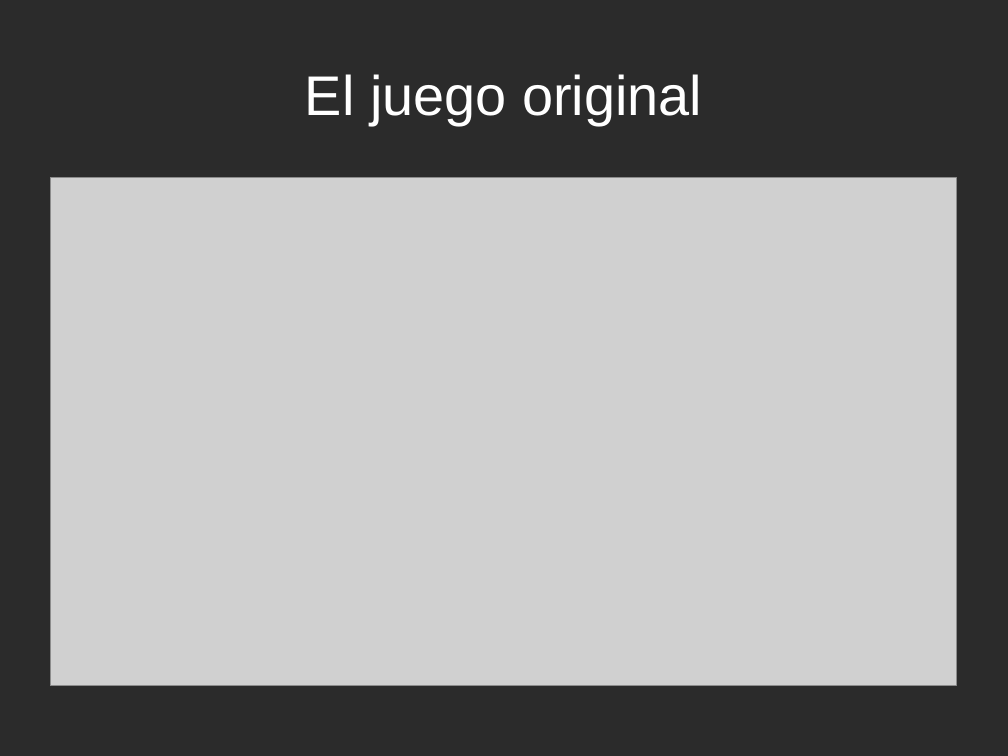
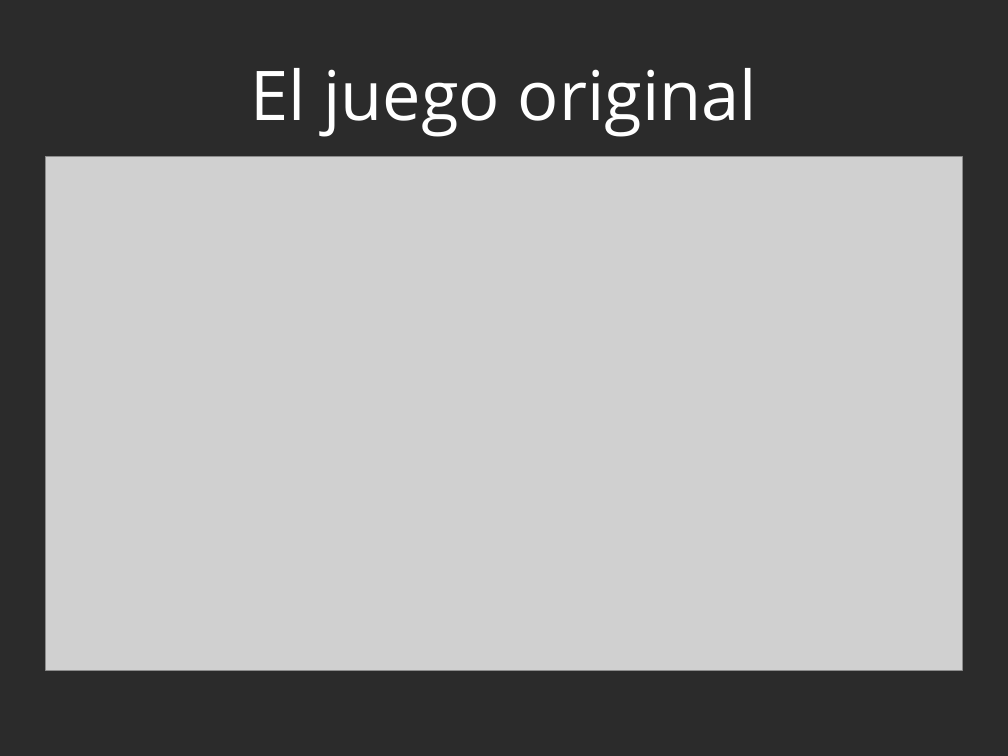
Before and after one commit to Javi96/PAD, a slide deck: slide 2 of presentacion PAD.odp. Drawn at 1008x756 pixels with LibreOffice and Linux fonts; fonts in the diff are those of the drawing; grey boxes stand for pictures; background and template pictures are left out; a plain dark background stands for a picture behind light text. Boxes give left, top, right and bottom in pixels: in the first picture for what was removed or moved away, otherwise in the second. Text is boxed around its words. In the diff, an @@ line names an element or a change of style, - is before the commit and + after.

```diff
--- a/presentacion PAD.odp
+++ b/presentacion PAD.odp
@@ title "El juego original": place and size @@
-title "El juego original" at <box>305,74,702,125</box>
+title "El juego original" at <box>250,68,757,137</box>
@@ title "El juego original" at <box>250,68,757,137</box>: size 44 to 54 pt, font Arial to Open Sans @@
@@ picture: place and size @@
-picture at <box>50,177,957,686</box>
+picture at <box>46,156,962,670</box>
```
Also in this commit, not shown: 2 other slides changed, 3 slides added, 5 slides removed.
